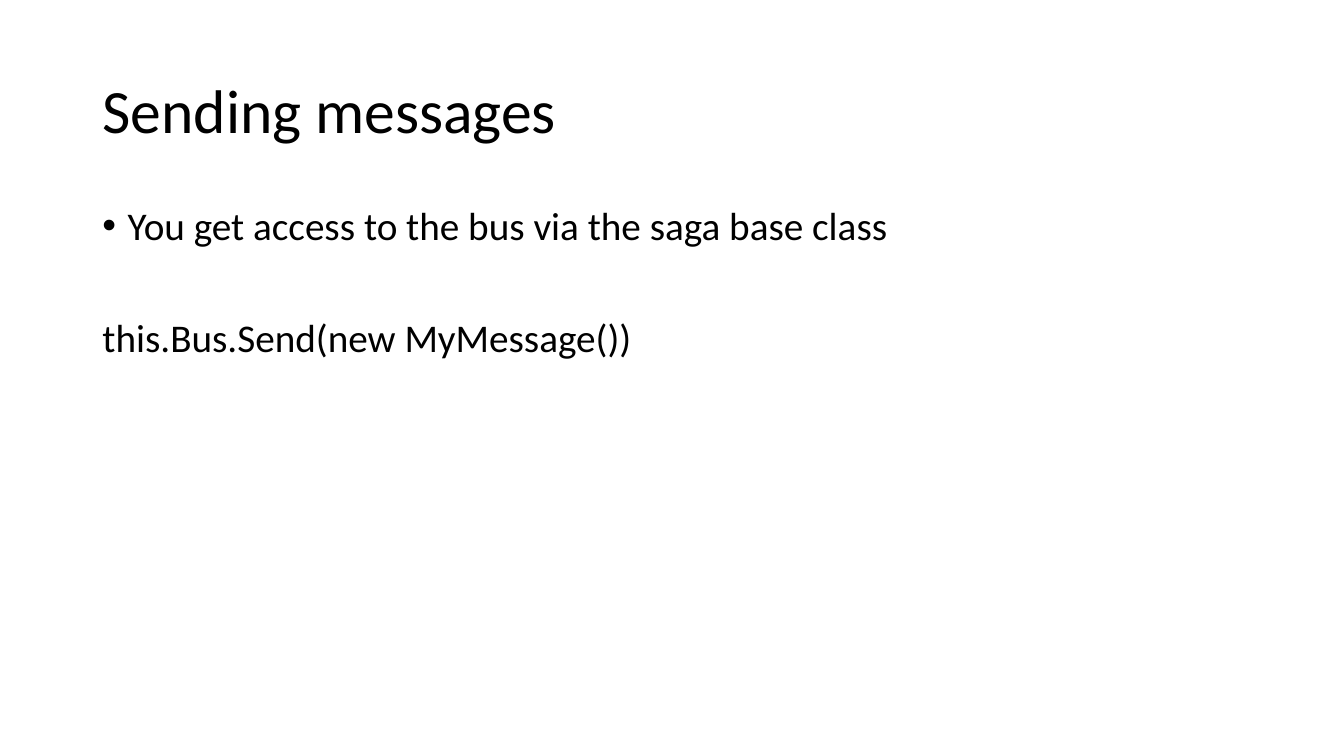
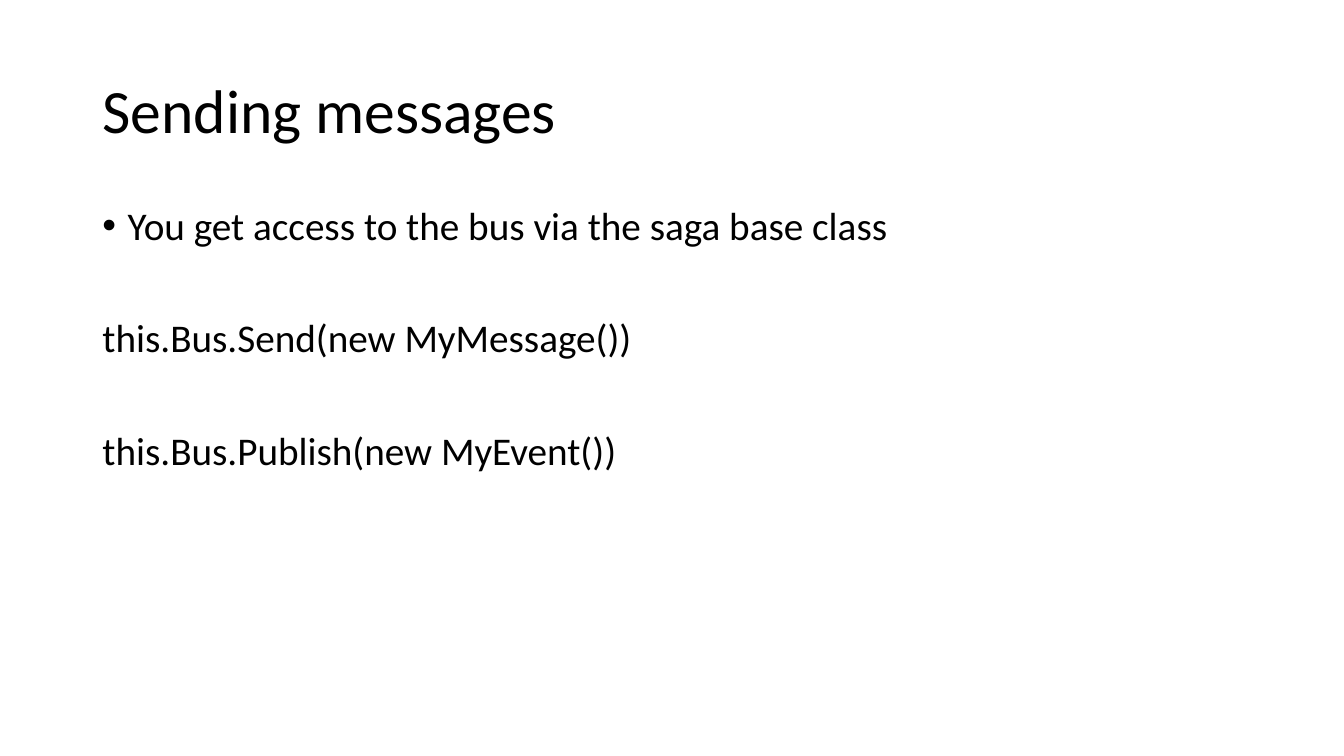
Before and after one commit to Particular/SagaMasterClass, a slide deck: slide 10 of SagaMasterClass.pptx. Drawn at 1344x756 pixels with LibreOffice and Linux fonts; fonts in the diff are those of the drawing. Boxes give left, top, right and bottom in pixels: in the first picture for what was removed or moved away, otherwise in the second. Text is boxed around its words. In the diff, an @@ line names an element or a change of style, - is before the commit and + after.

```diff
--- a/SagaMasterClass.pptx
+++ b/SagaMasterClass.pptx
@@ text at [102,436,616,472]: paragraph added @@
+this.Bus.Publish(new MyEvent())
```
Also in this commit, not shown: 12 other slides changed, 5 slides added.
